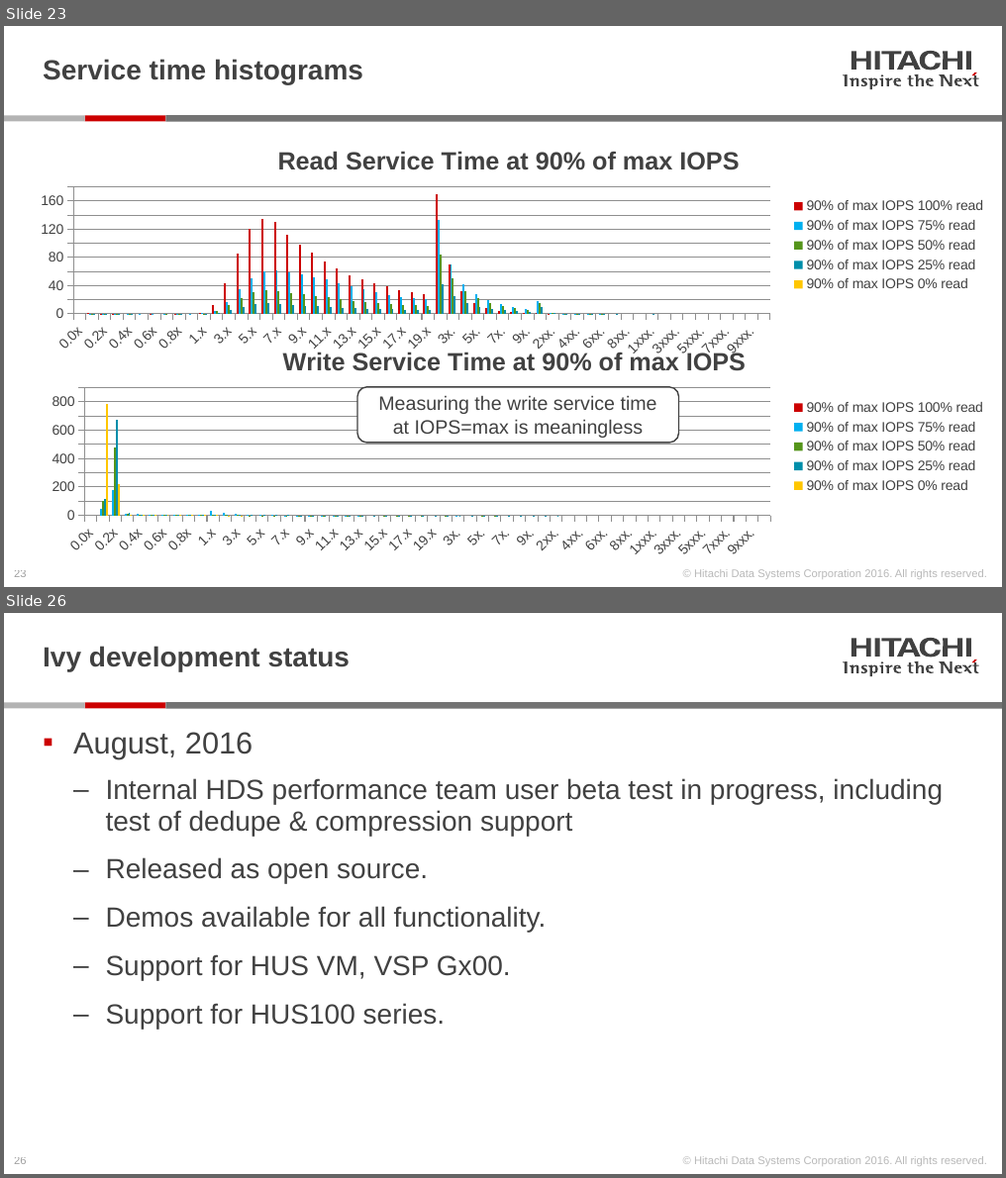
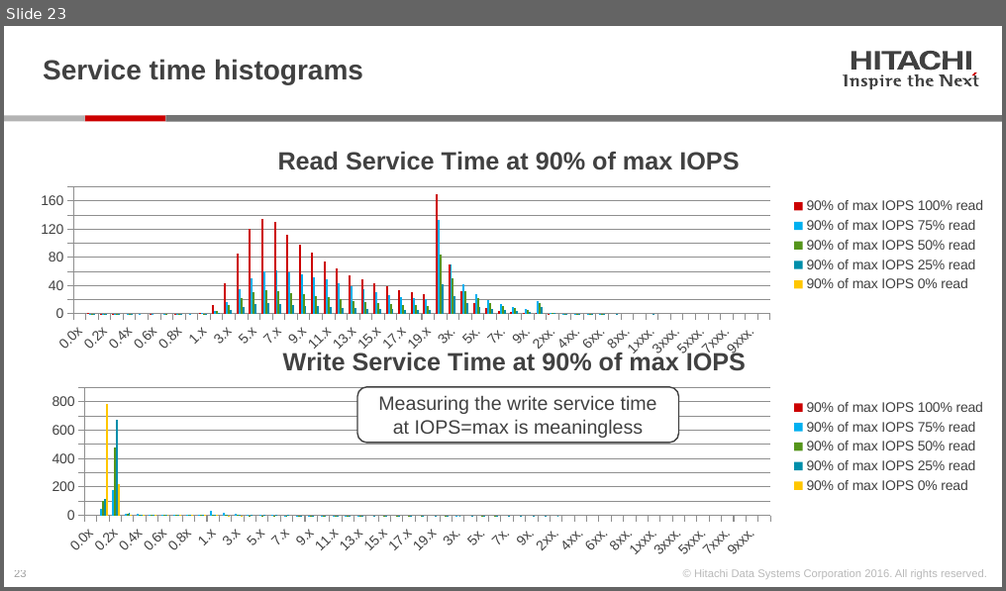
Before and after one commit to Hitachi-Data-Systems/ivy, a slide deck: doc/Introduction_to_ivy.pptx. Shown one above the other, each under a label of ours: slides 23 and 26 before the commit, slide 23 after it; the slides between them are not shown. The pictures are 1006x1178 and 1006x591 pixels, drawn with LibreOffice and Linux fonts; fonts in the diff are those of the drawing. Boxes give left, top, right and bottom in pixels: in the first picture for what was removed or moved away, otherwise in the second. Text is boxed around its words. In the diff, an @@ line names an element or a change of style, - is before the commit and + after.

```diff
--- a/doc/Introduction_to_ivy.pptx
+++ b/doc/Introduction_to_ivy.pptx
@@ slide 26 removed at (x1=4, y1=613, x2=1002, y2=1174), background #FFFFFF; not listed: 28 template elements that a slide beside it also shows @@
@@ title removed at (x1=43, y1=646, x2=350, y2=671) @@
-Ivy development status
@@ text removed at (x1=73, y1=732, x2=943, y2=1029) @@
-▪ August, 2016
-  ‒ Internal HDS performance team user beta test in progress, including test of dedupe & compression support
-  ‒ Released as open source.
-  ‒ Demos available for all functionality.
-  ‒ Support for HUS VM, VSP Gx00.
-  ‒ Support for HUS100 series.
```
Also in this commit, not shown: 6 slides changed, 1 other slide removed, 3 other files.
